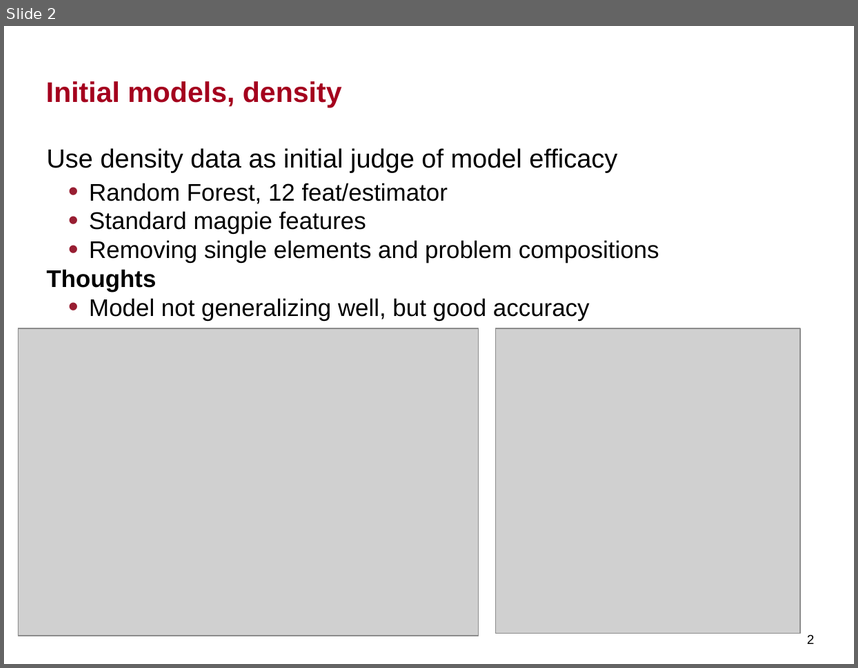
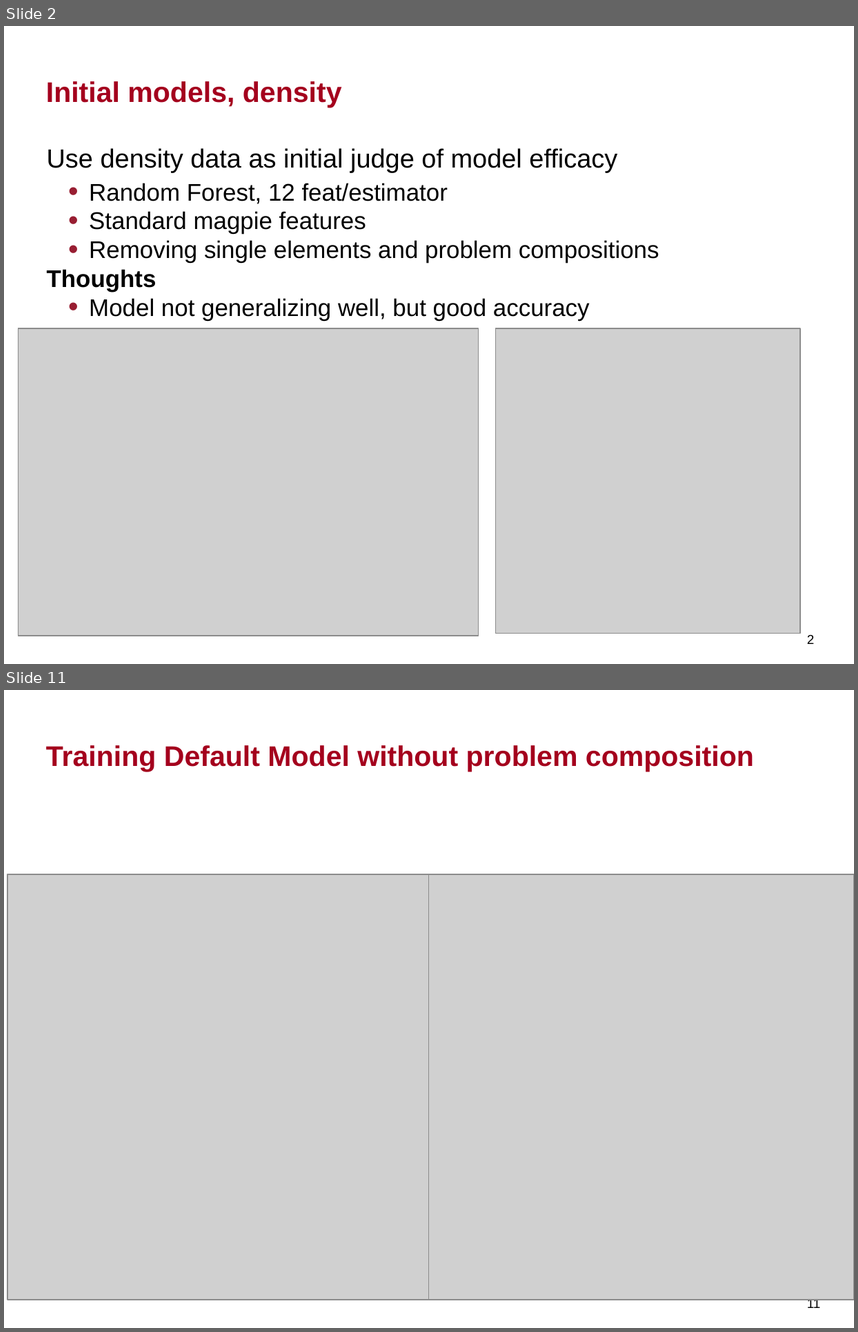
Before and after one commit to tangkong/MechPropModels, a slide deck: results/MechPropModels_summary.pptx. Shown one above the other, each under a label of ours: slide 2 before the commit, slides 2 and 11 after it; the slides between them are not shown. The pictures are 858x668 and 858x1332 pixels, drawn with LibreOffice and Linux fonts; fonts in the diff are those of the drawing; grey boxes stand for pictures; background and template pictures are left out. Boxes give left, top, right and bottom in pixels: in the first picture for what was removed or moved away, otherwise in the second. Text is boxed around its words. In the diff, an @@ line names an element or a change of style, - is before the commit and + after.

```diff
--- a/results/MechPropModels_summary.pptx
+++ b/results/MechPropModels_summary.pptx
@@ slide 11 added at box(4, 690, 854, 1328), background #FFFFFF @@
@@ title added at box(46, 745, 754, 771), 24 pt, text #A4001D, bold @@
+Training Default Model without problem composition
@@ picture added at box(7, 874, 432, 1299) @@
@@ picture added at box(429, 874, 854, 1299) @@
@@ page number added at box(807, 1298, 821, 1308), 11 pt, text #000000 @@
+11
```
Also in this commit, not shown: 5 slides changed, 14 other slides added, 40 other files.
